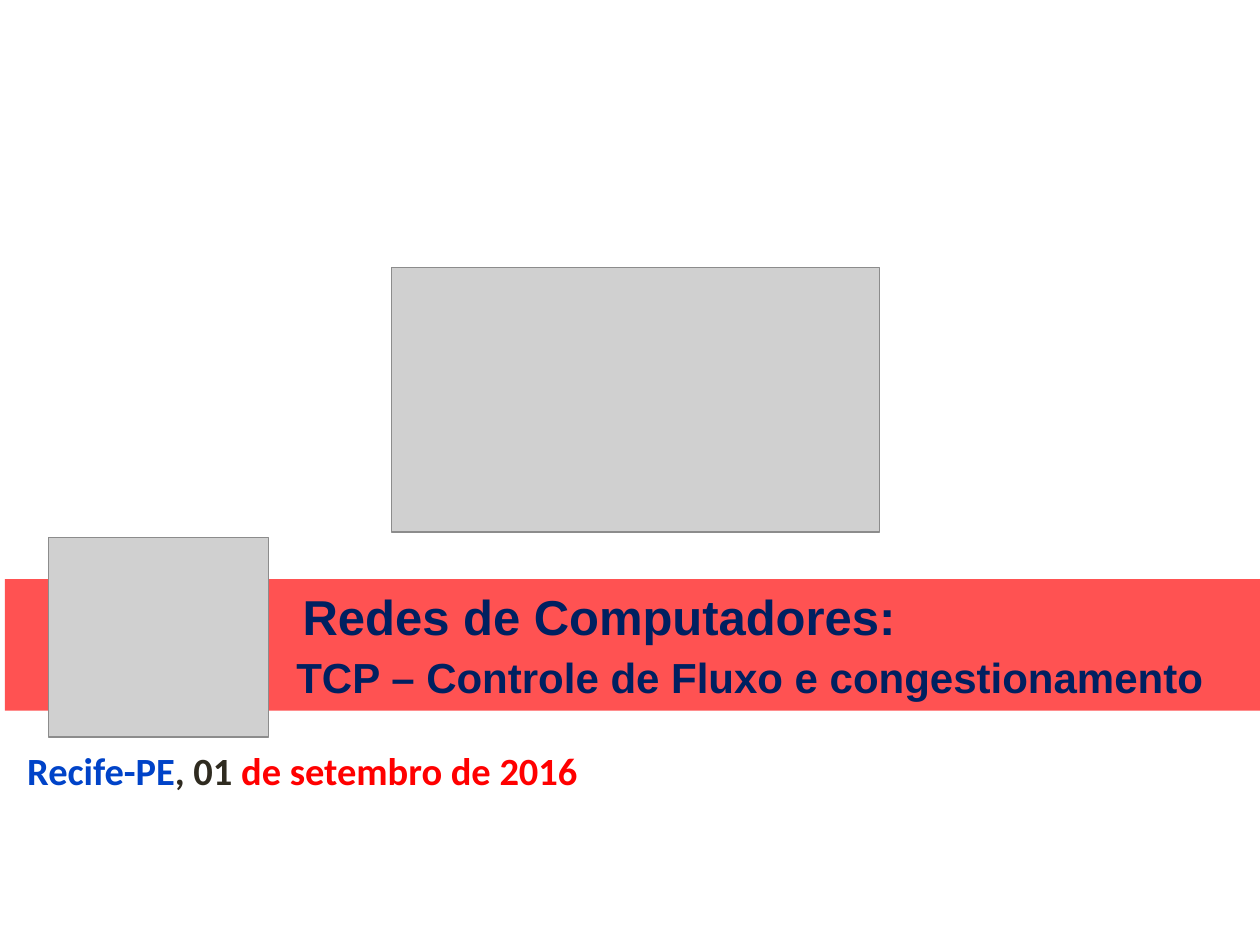
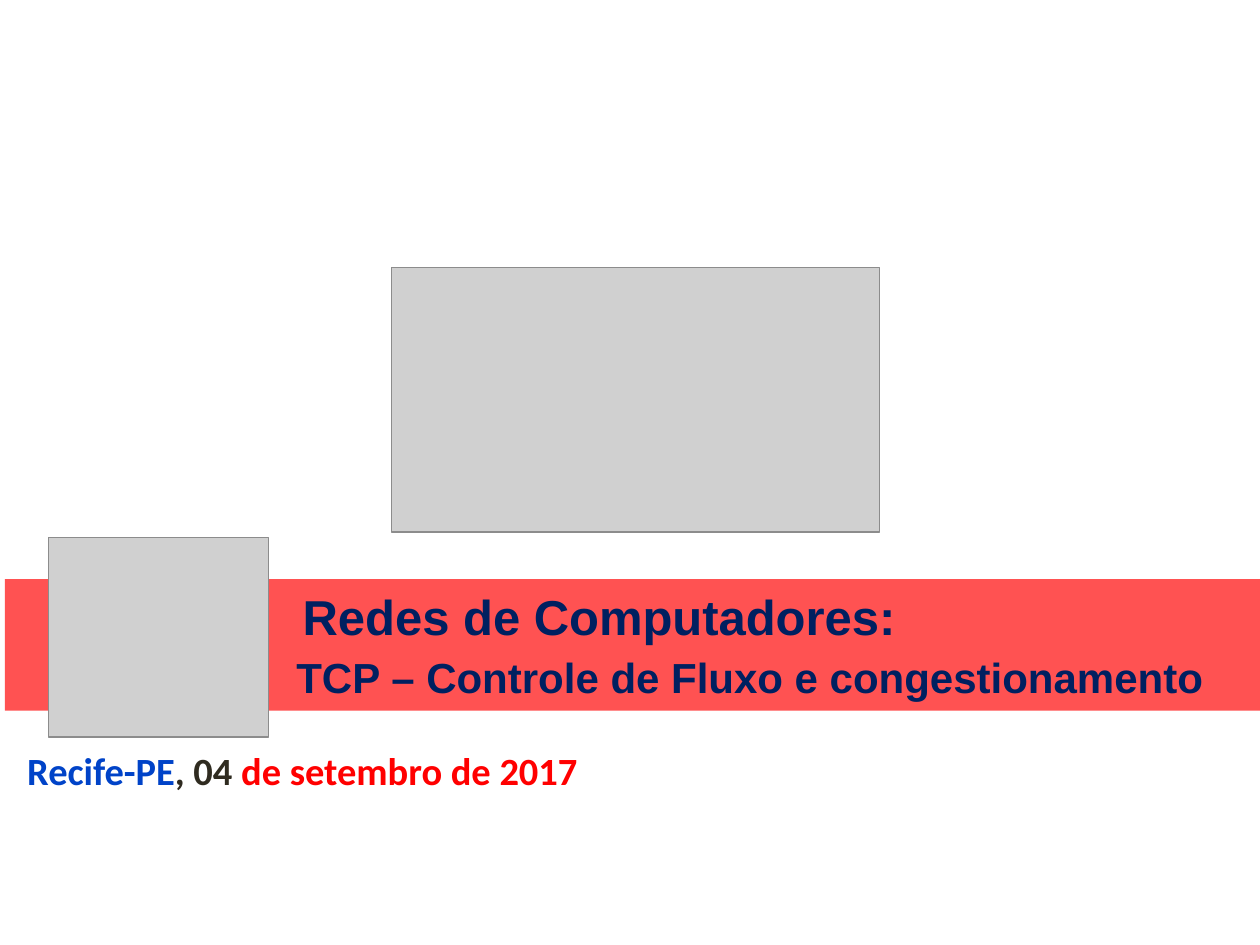
Before and after one commit to niviaquental/niviaquental.github.io, a slide deck: slide 1 of Presentations/Aula06-Transporte-TCP-Controle/06-Transporte-TCP-Controle.pptx. Drawn at 1260x945 pixels with LibreOffice and Linux fonts; fonts in the diff are those of the drawing; grey boxes stand for pictures; background and template pictures are left out. Boxes give left, top, right and bottom in pixels: in the first picture for what was removed or moved away, otherwise in the second. Text is boxed around its words. In the diff, an @@ line names an element or a change of style, - is before the commit and + after.

```diff
--- a/Presentations/Aula06-Transporte-TCP-Controle/06-Transporte-TCP-Controle.pptx
+++ b/Presentations/Aula06-Transporte-TCP-Controle/06-Transporte-TCP-Controle.pptx
@@ text at box(27, 758, 578, 790): text changed @@
-Recife-PE, 01 de setembro de 2016
+Recife-PE, 04 de setembro de 2017
```
Also in this commit, not shown: 4 other slides changed, 2 other files.
